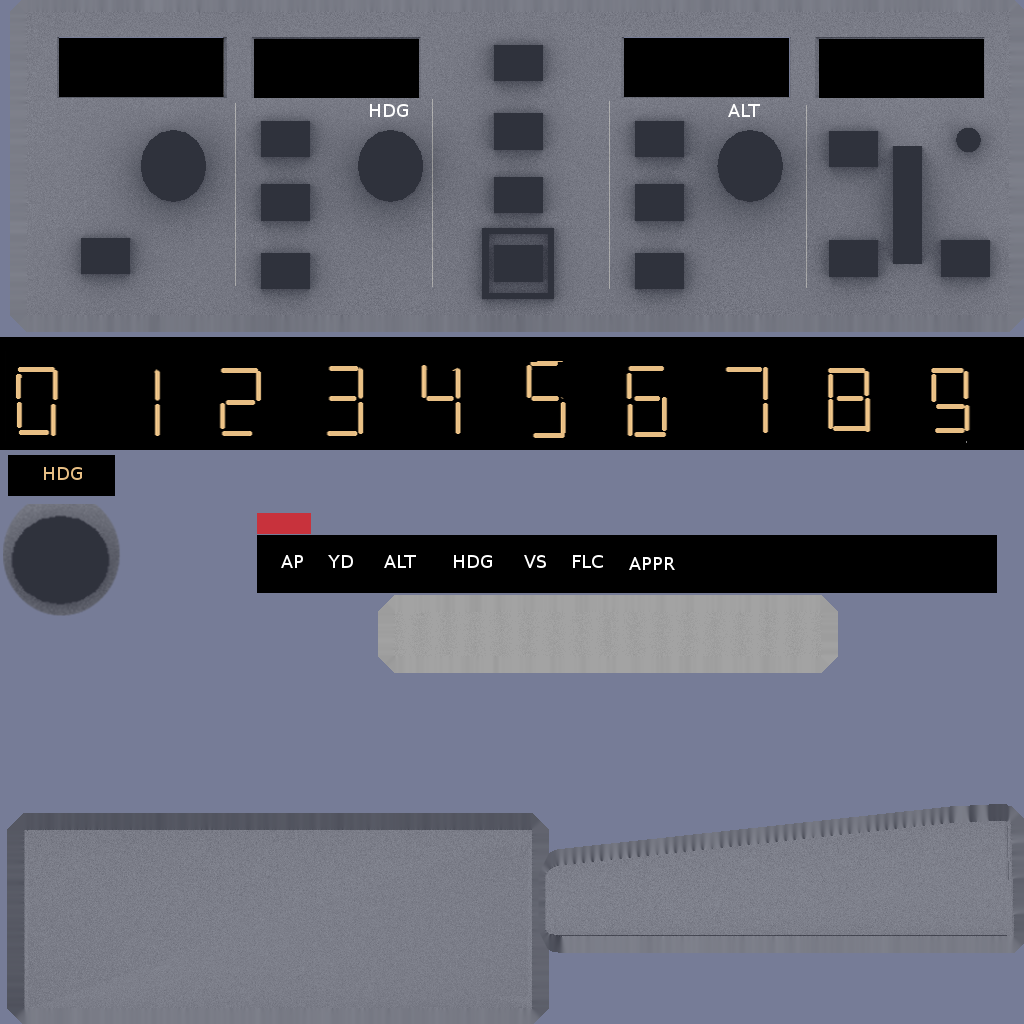
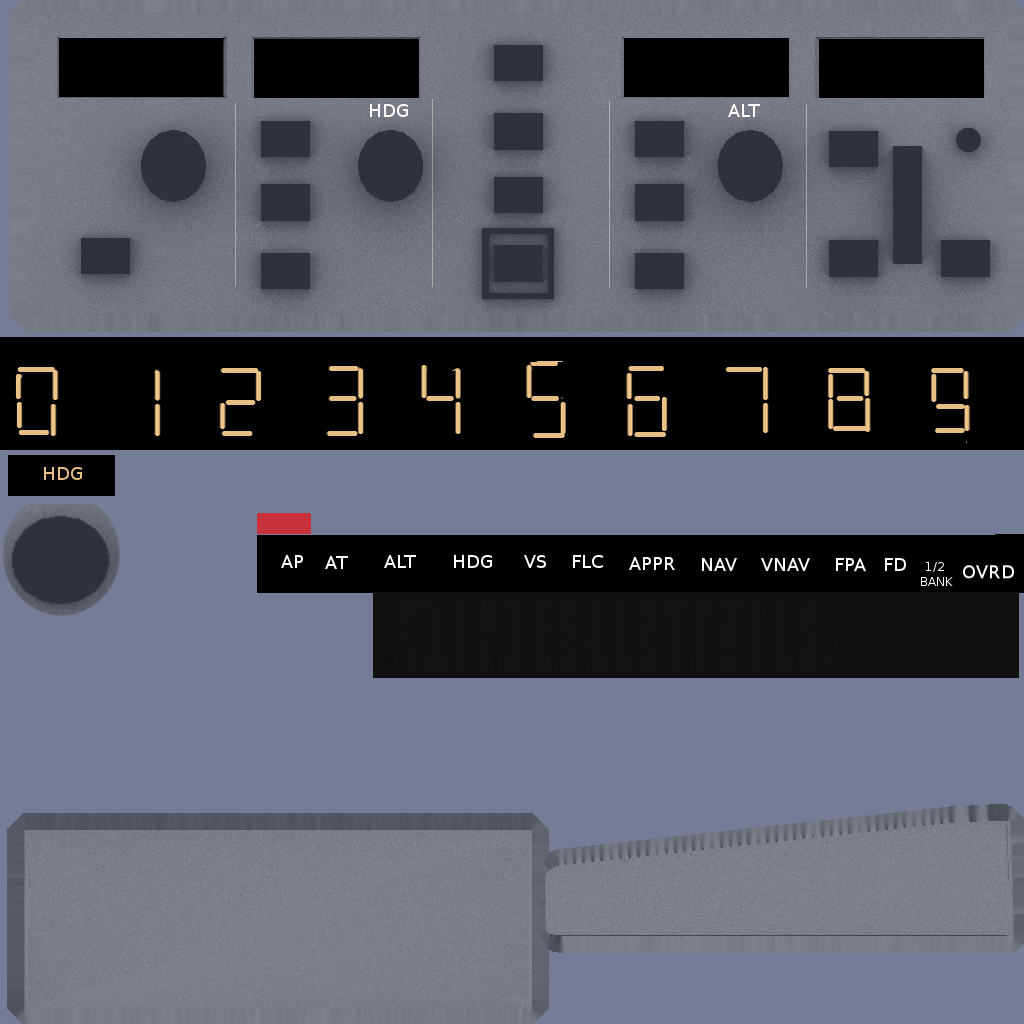
Comparing the layer stacks of the two 1024 x 1024 images. Changes:
painted on "autopilot.png #2" over [373, 592, 1019, 678]
"autopilot.png #1": opacity 60% → 100%, painted on it over [325, 534, 1024, 616]
painted on "autopilot.png" over [325, 555, 353, 569]
